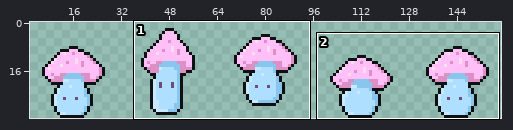
Sprite sheet: Assets/Art/Enemies/mushroom_large.png. Above: a wide view before the commit, with the close-up outlined.
Close-up. The starting point:
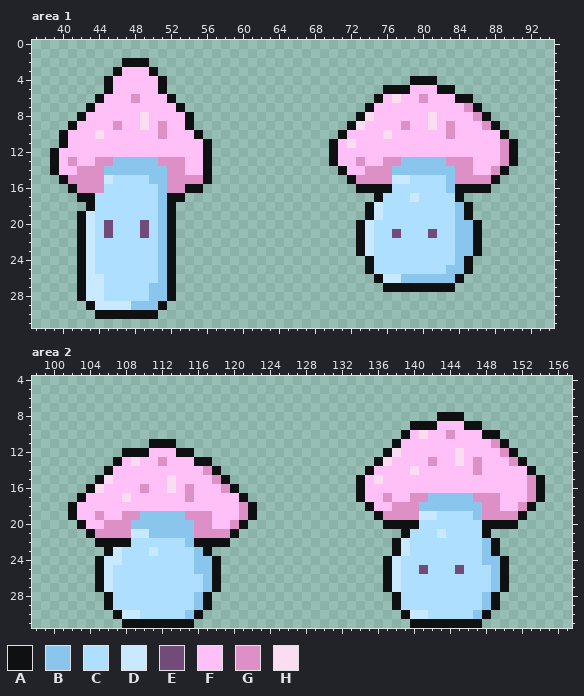
The file is 160x32 pixels. Shown: area 1: x 37..94, y 0..31; area 2: x 98..157, y 4..31. The wide view leaves out empty margins. The commit also changed other parts of the picture, which this record leaves out.
Palette (. is transparent): A #0f1012  B #89c5ec  C #aedfff  D #c8e9ff  E #734b79  F #ffc0f7  G #dc90c5  H #faddf1
New version:
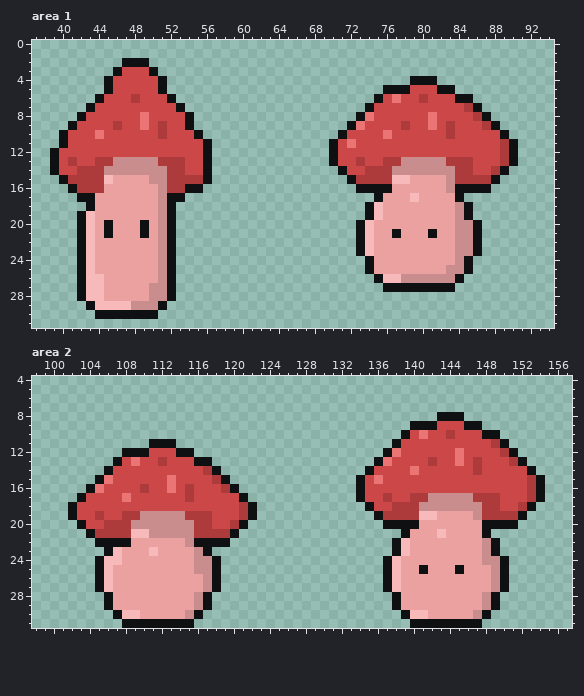
The exact change:
{"colour":"B","old":"#89c5ec","new":"#ca8d8d"}
{"colour":"C","old":"#aedfff","new":"#eca1a1"}
{"colour":"D","old":"#c8e9ff","new":"#f7b9b9"}
{"colour":"F","old":"#ffc0f7","new":"#cc4747"}
{"colour":"G","old":"#dc90c5","new":"#ae3b3b"}
{"colour":"H","old":"#faddf1","new":"#eb7575"}
{"where": "area 1"}
{"y":20,"x":45,"old":"E","new":"A"}
{"y":20,"x":49,"old":"E","new":"A"}
{"y":21,"x":45,"old":"E","new":"A"}
{"y":21,"x":49,"old":"E","new":"A"}
{"y":21,"x":77,"old":"E","new":"A"}
{"y":21,"x":81,"old":"E","new":"A"}
{"where": "area 2"}
{"y":25,"x":141,"old":"E","new":"A"}
{"y":25,"x":145,"old":"E","new":"A"}
